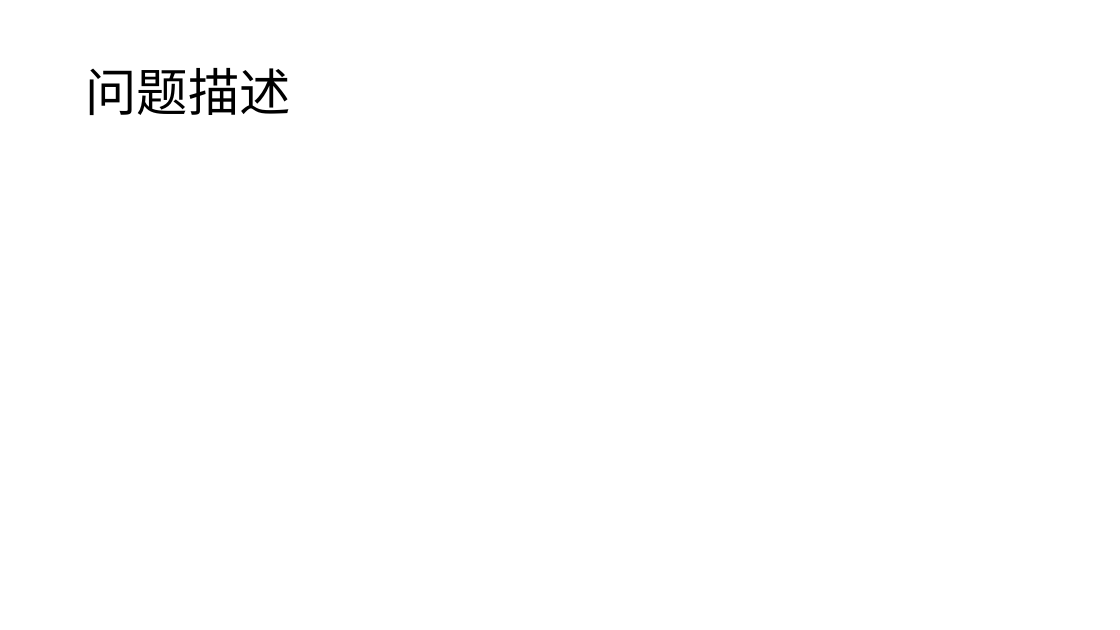
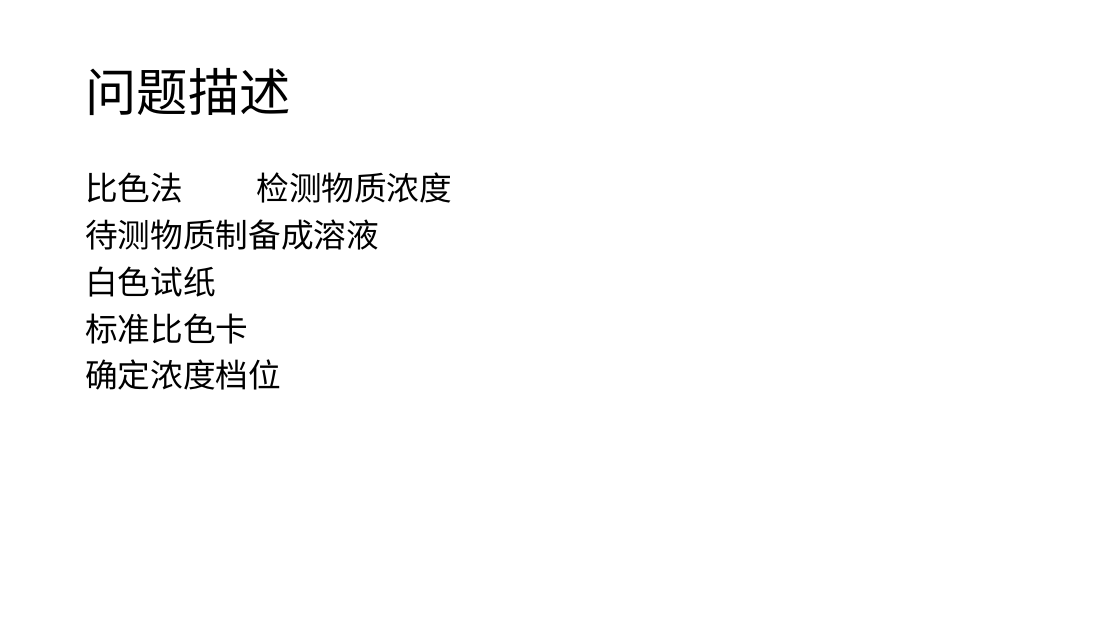
Before and after one commit to yuanjingsong/MCM_Homework, a slide deck: slide 2 of PreG21.pptx. Drawn at 1120x630 pixels with LibreOffice and Linux fonts; fonts in the diff are those of the drawing. Boxes give left, top, right and bottom in pixels: in the first picture for what was removed or moved away, otherwise in the second. Text is boxed around its words. In the diff, an @@ line names an element or a change of style, - is before the commit and + after.

```diff
--- a/PreG21.pptx
+++ b/PreG21.pptx
@@ text added at <box>85,172,452,390</box>, 28 pt, text #000000 @@
+比色法 检测物质浓度
+待测物质制备成溶液
+白色试纸
+标准比色卡
+确定浓度档位
```
Also in this commit, not shown: 2 other slides changed, 17 slides added, 2 other files.
